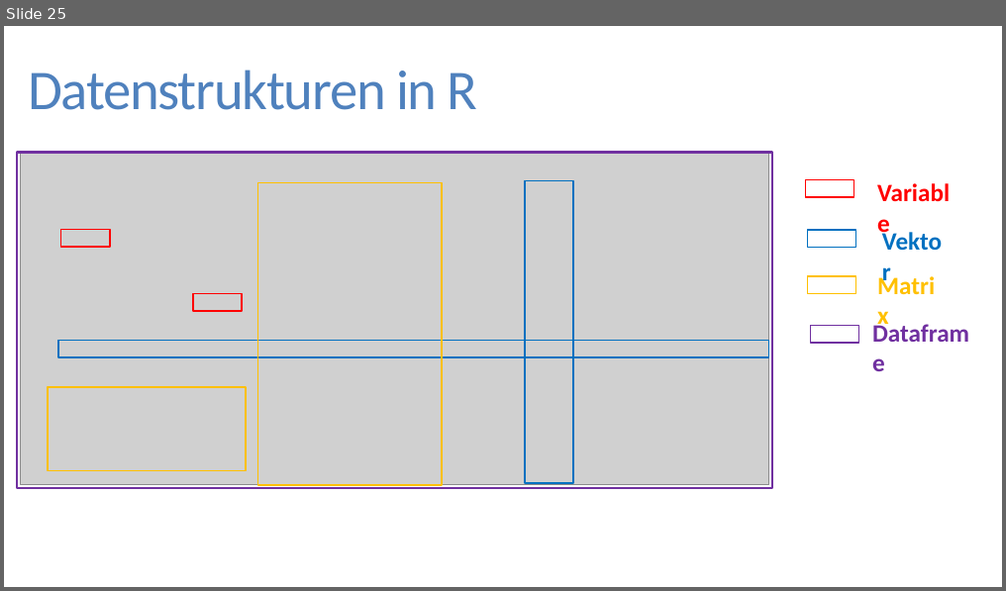
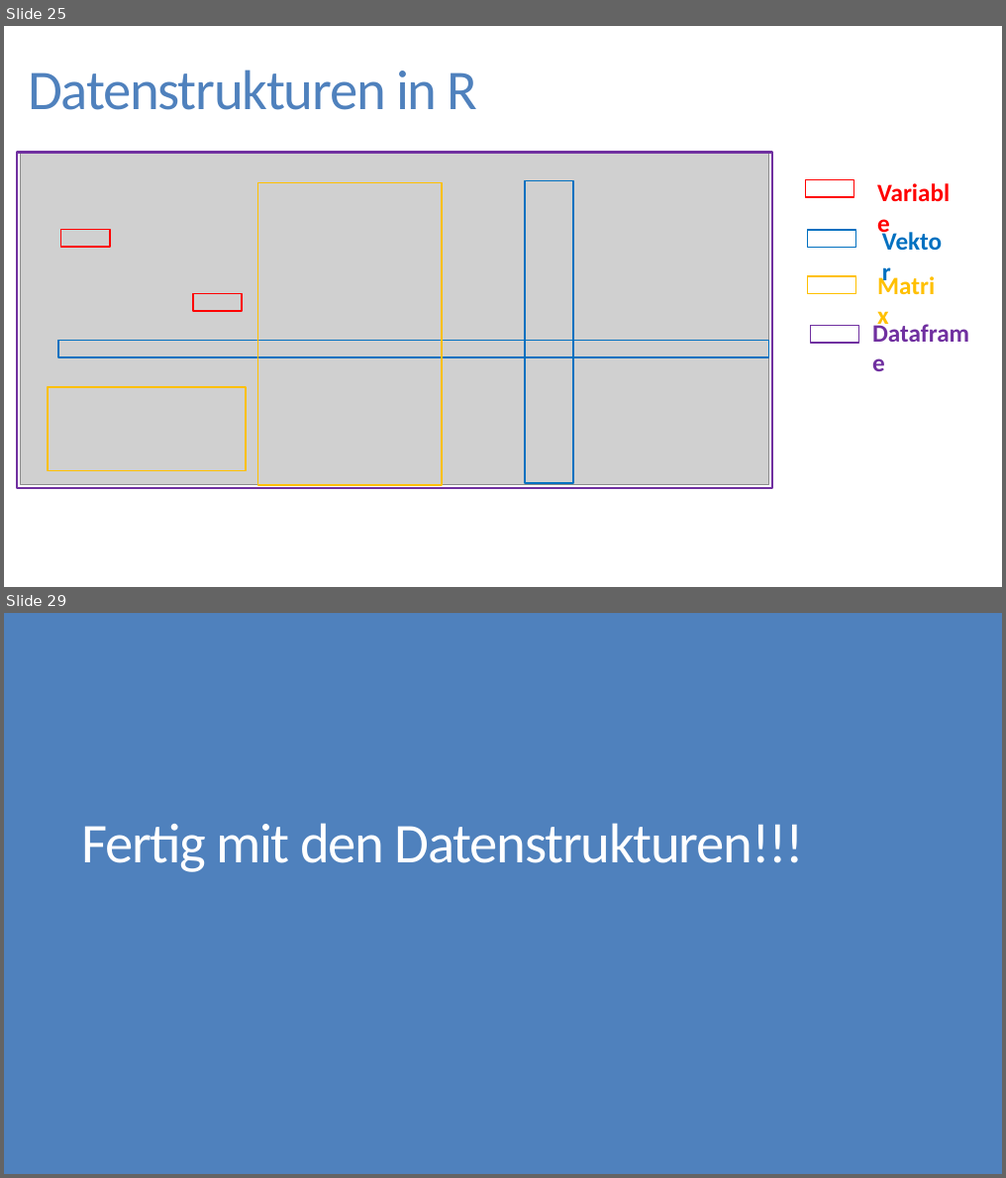
Before and after one commit to FlorianKeppeler/RKurs, a slide deck: Einführung in R.pptx. Shown one above the other, each under a label of ours: slide 25 before the commit, slides 25 and 29 after it; the slides between them are not shown. The pictures are 1006x591 and 1006x1178 pixels, drawn with LibreOffice and Linux fonts; fonts in the diff are those of the drawing; grey boxes stand for pictures. Boxes give left, top, right and bottom in pixels: in the first picture for what was removed or moved away, otherwise in the second. Text is boxed around its words. In the diff, an @@ line names an element or a change of style, - is before the commit and + after.

```diff
--- a/Einführung in R.pptx
+++ b/Einführung in R.pptx
@@ slide 29 added at (4, 613, 1002, 1174), background #4F81BD @@
@@ title added at (81, 823, 804, 872), 54 pt, text #FFFFFF @@
+Fertig mit den Datenstrukturen!!!
```
Also in this commit, not shown: 16 slides changed, 1 other slide added, 1 other file.
